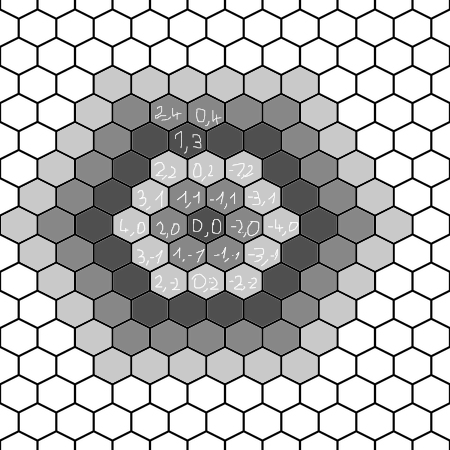
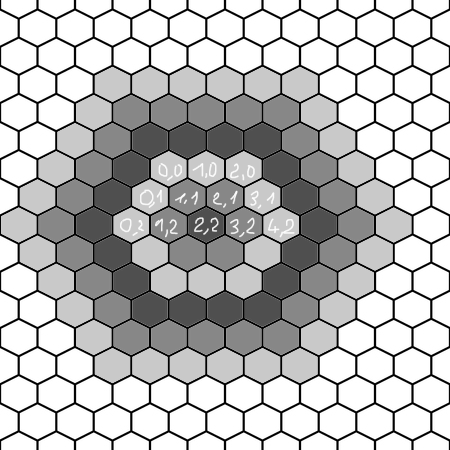
Layered file, before and after one edit (450×450). Changes by layer:
added layer "Calque de dessin 5" above "Calque de dessin 4" over (120, 131, 299, 256)
hid "Calque de dessin 2" over (120, 106, 299, 293)
painted on "fond" over (120, 106, 299, 293)
